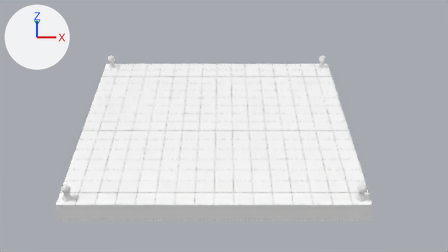
Before and after pictures for a commit that changed the Blender file scenes/game_map.blend.
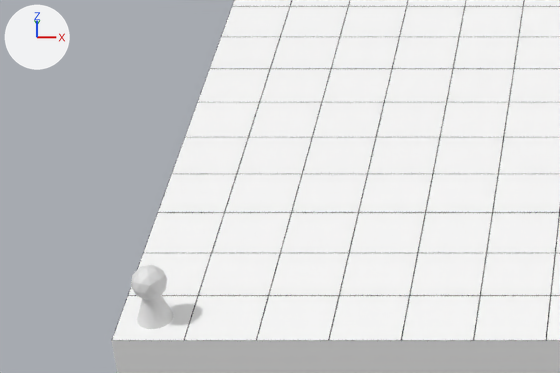
The first picture shows the older version from the file's camera 'Camera'. The close-ups show both versions on the part from 6% to 40% of the width and 44% to 85% of the height of that picture; other places that the commit changed are outside them. Every picture has the same lights, and +X, +Y and +Z are marked at upper left.
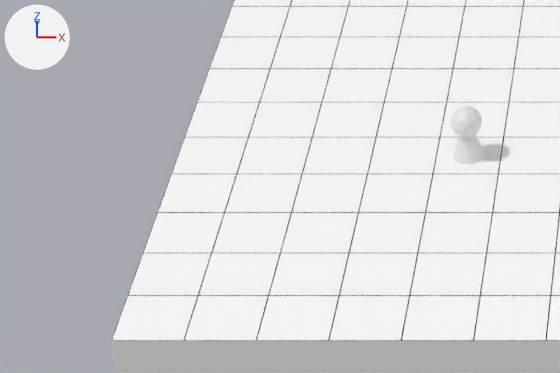
What changed in the scene script:
```text
Change ob_player_000:
    ob_player_000.location: (0.0, 0.0, 0.75) -> (8.0, 8.0, 0.75)
```

What differs and where, as boxes [x1, y1, x2, y2] in the close-ups (560 x 373 px):
'Player.000', moved
    before: [131, 265, 173, 329]
    after: [450, 106, 485, 165]
